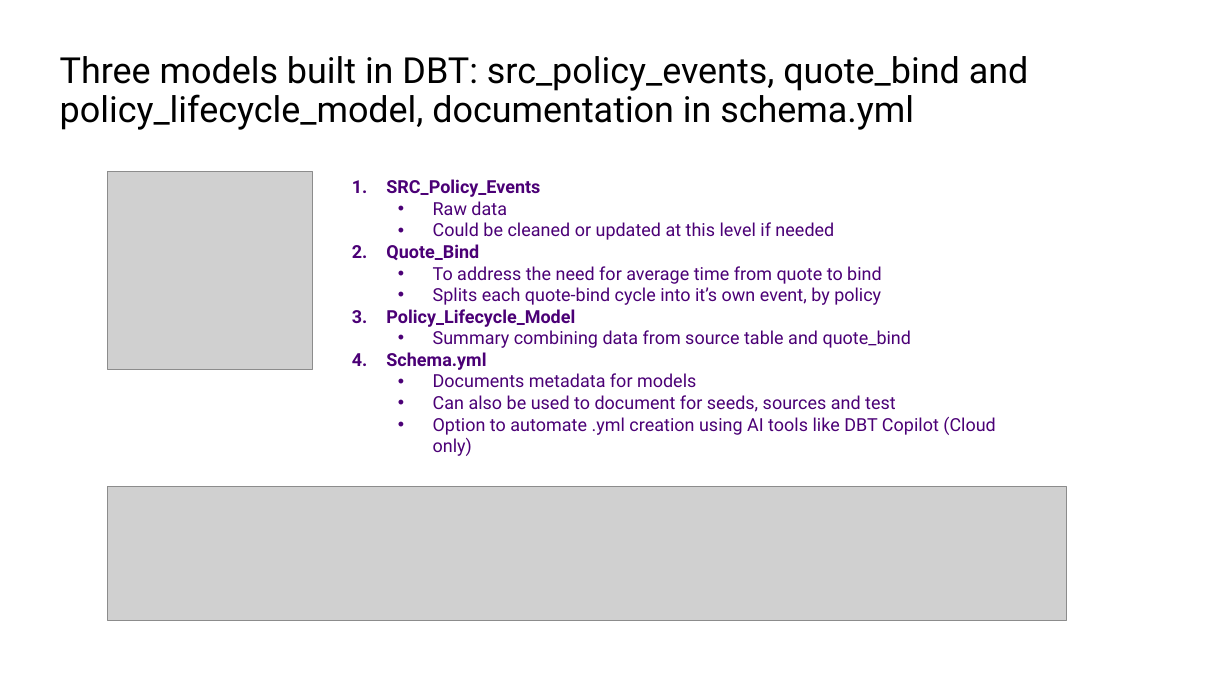
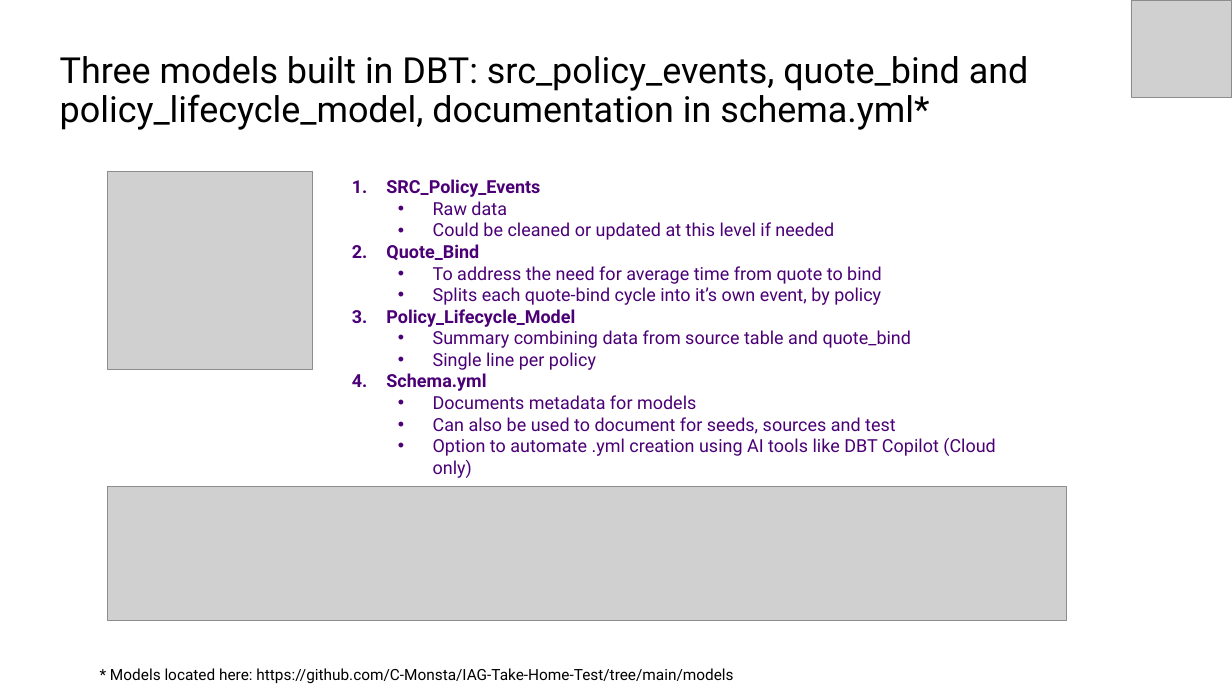
Before and after one commit to C-Monsta/IAG-Take-Home-Test, a slide deck: slide 5 of IAG Take Home Exercise.pptx (slide 4 before the commit). Drawn at 1232x693 pixels with LibreOffice and Linux fonts; fonts in the diff are those of the drawing; grey boxes stand for pictures. Boxes give left, top, right and bottom in pixels: in the first picture for what was removed or moved away, otherwise in the second. Text is boxed around its words. In the diff, an @@ line names an element or a change of style, - is before the commit and + after.

Commit message:
Add dbt SQL models and project files

```diff
--- a/IAG Take Home Exercise.pptx
+++ b/IAG Take Home Exercise.pptx
@@ picture added at box(1131, 0, 1232, 97) @@
@@ title at box(60, 56, 1029, 130): text changed @@
-Three models built in DBT: src_policy_events, quote_bind and policy_lifecycle_model, documentation in schema.yml
+Three models built in DBT: src_policy_events, quote_bind and policy_lifecycle_model, documentation in schema.yml*
@@ text at box(433, 352, 596, 370): paragraph added @@
+  • Single line per policy
@@ text added at box(110, 668, 733, 684), 12 pt, text #000000 @@
+* Models located here: https://github.com/C-Monsta/IAG-Take-Home-Test/tree/main/models
```
Also in this commit, not shown: 1 other slide changed, 7 slides added, 1 slide removed, 5 other files.
